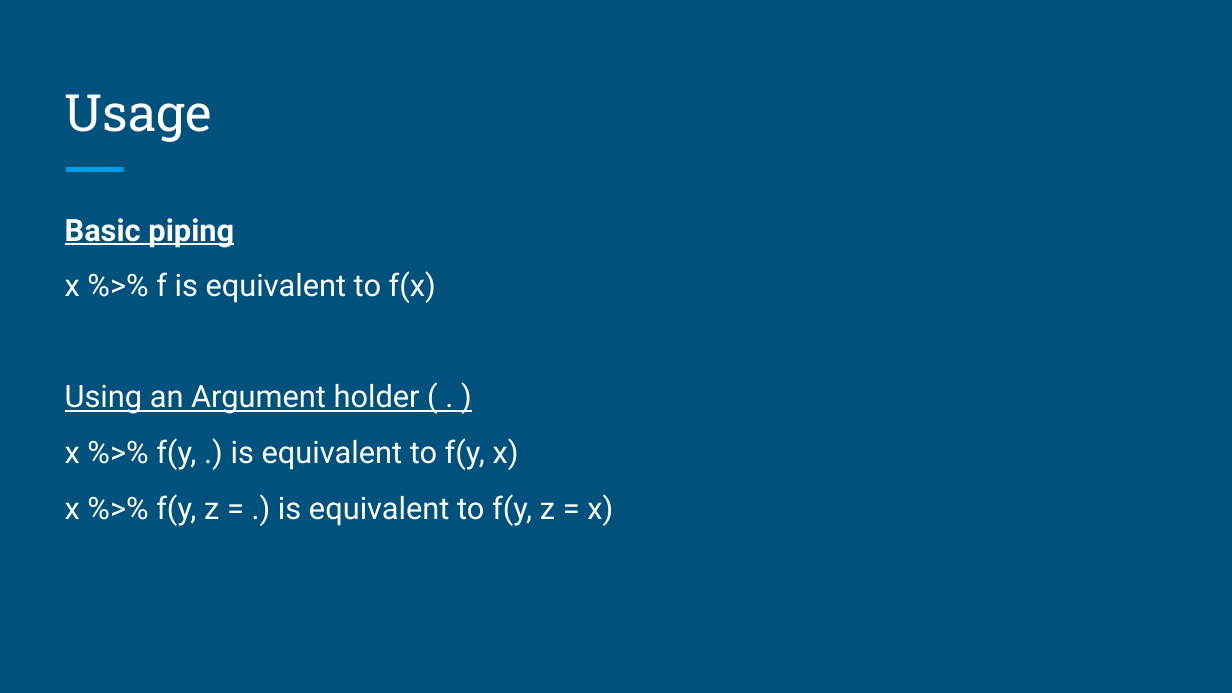
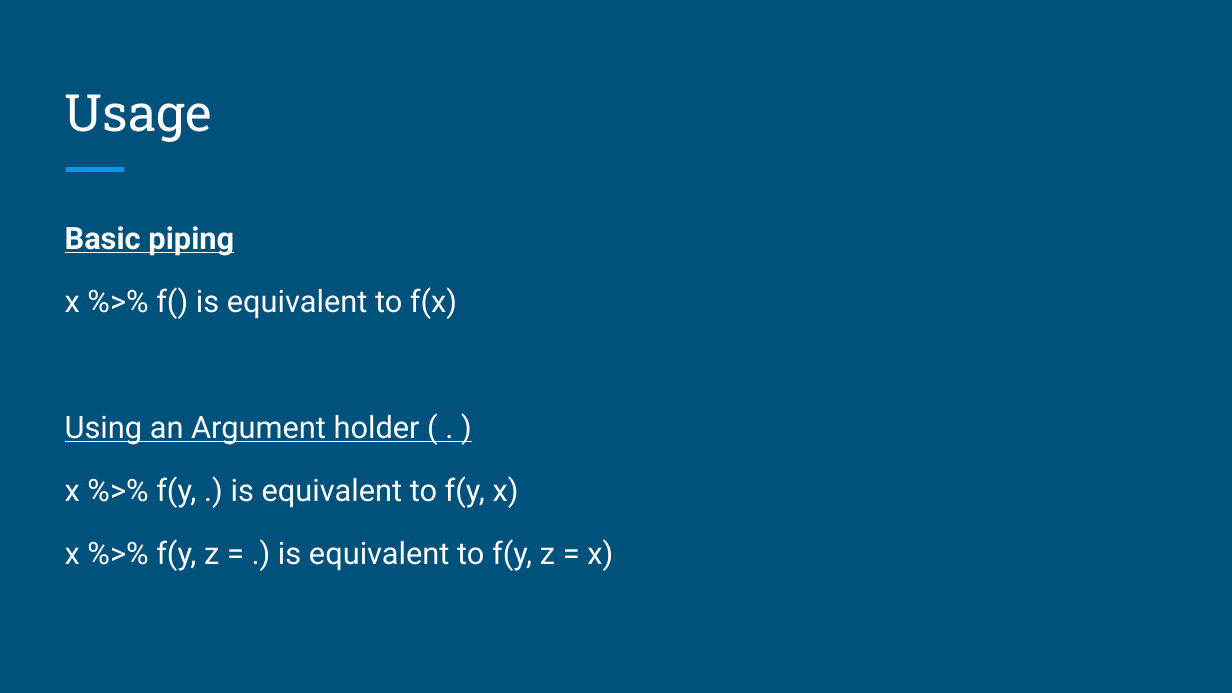
Before and after one commit to brandonyph/APB-Workshop-DataAnalyticsEssentials, a slide deck: slide 5 of Week3-Pipes-and-Iteration/Week 3-Pipes and Iteration.pptx. Drawn at 1232x693 pixels with LibreOffice and Linux fonts; fonts in the diff are those of the drawing. Boxes give left, top, right and bottom in pixels: in the first picture for what was removed or moved away, otherwise in the second. Text is boxed around its words. In the diff, an @@ line names an element or a change of style, - is before the commit and + after.

```diff
--- a/Week3-Pipes-and-Iteration/Week 3-Pipes and Iteration.pptx
+++ b/Week3-Pipes-and-Iteration/Week 3-Pipes and Iteration.pptx
@@ text at <box>65,226,613,571</box>: line spacing 0.95 to 1.15 @@
@@ text at <box>65,287,457,319</box>: text changed @@
-x %>% f is equivalent to f(x)
+x %>% f() is equivalent to f(x)
```
Also in this commit, not shown: 5 other slides changed, 1 slide added, 35 other files.
